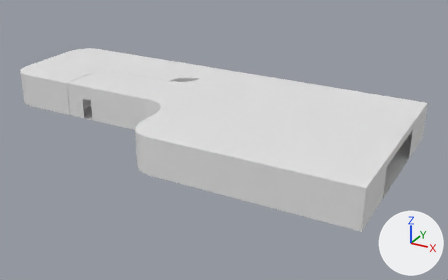
The FBX model Assets/Models/Level/M_VipSection.fbx: old version first, new version second.
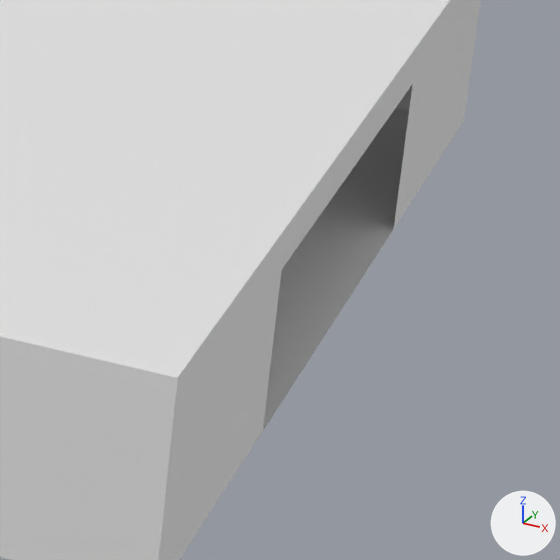
Each version is shown whole from a camera (50 mm lens) standing at (64.7, 21.6, 24.3) and looking at (37.4, 71.3, -0.6), then close up on the part from 74% to 99% of the width and 40% to 80% of the height. Lighting does not change. The marker at lower right points along +X, +Y and +Z. Where no turn or scale is listed for an object, it has been applied to the vertices.

In view in the first close-up: 'Floor.005', 'Roof.005', 'Walls.006'.
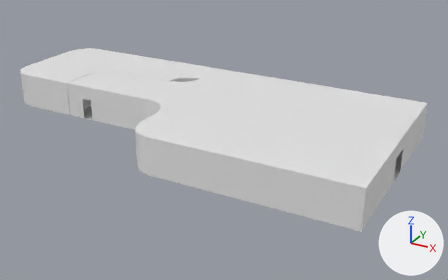
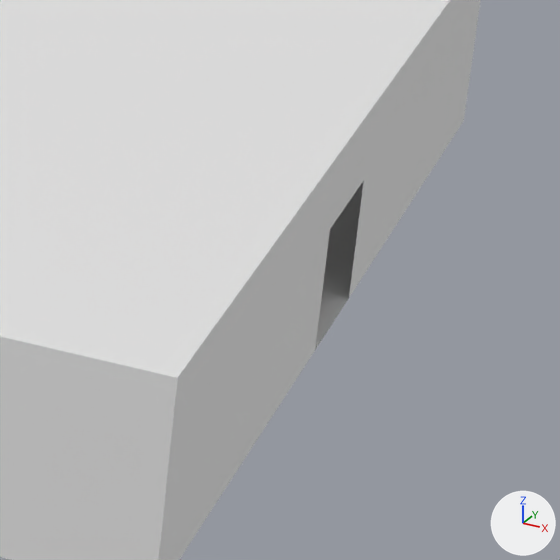
The change, as a diff of the scene's bpy script:
```diff
--- a/Assets/Models/Level/M_VipSection.fbx.py
+++ b/Assets/Models/Level/M_VipSection.fbx.py
@@ me_plane_027 @@
 me_plane_027.from_pydata(...)  # 128 vertices, 74 faces; spans x -14.8..27.8, y -11.1..8.7, z 0.0..3.6
 # used by ob_walls_006; location = (27.01, 71.55, 0.0)
-me_plane_027.vertices[100].co = (27.8, -5.5, 0.0)  # pixel (262, 431)
-me_plane_027.vertices[101].co = (27.8, 3.0, 0.0)  # pixel (393, 229)
-me_plane_027.vertices[102].co = (27.8, 3.0, 2.8)  # pixel (412, 83)
-me_plane_027.vertices[103].co = (27.8, -5.5, 2.8)  # pixel (281, 269)
+# me_plane_027 part 1
+me_plane_027.vertices[100].co = (27.8, -2.3, 0.0)  # pixel (315, 350)
+me_plane_027.vertices[101].co = (27.8, -0.1, 0.0)  # pixel (348, 298)
+me_plane_027.vertices[102].co = (27.8, -0.1, 2.2)  # pixel (363, 180)
+me_plane_027.vertices[103].co = (27.8, -2.3, 2.2)  # pixel (329, 229)
```

Changed parts and their boxes [x1, y1, x2, y2] in the close-ups (560 x 560 px; the box of a moved part takes in the faces that stretch with it):
part 1 of me_plane_027, moved or reshaped: [159, 0, 481, 560] in both
'Floor.005', unchanged, covered by the edit: before [4, 108, 409, 430]; after [4, 181, 364, 376]
